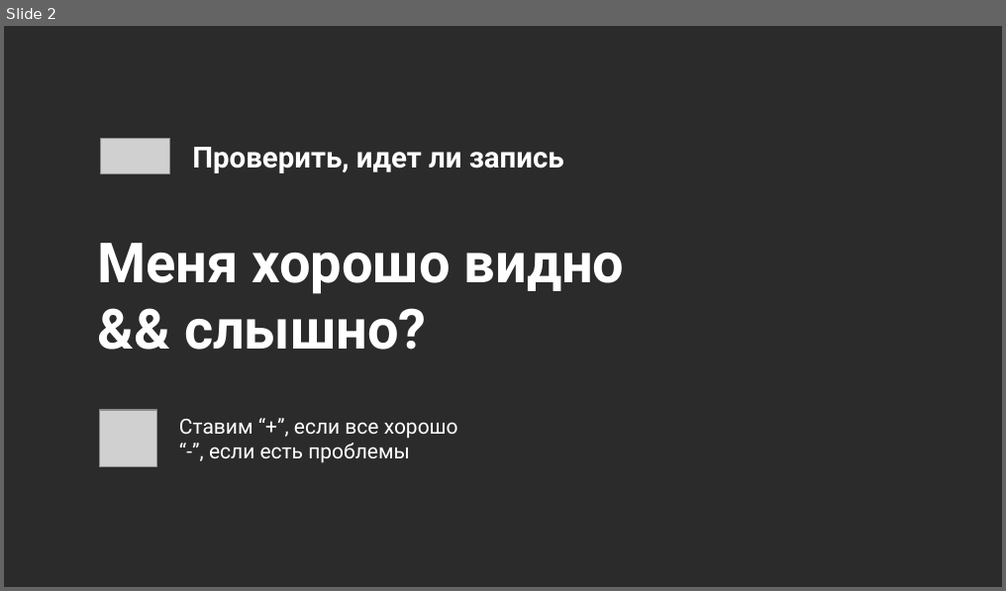
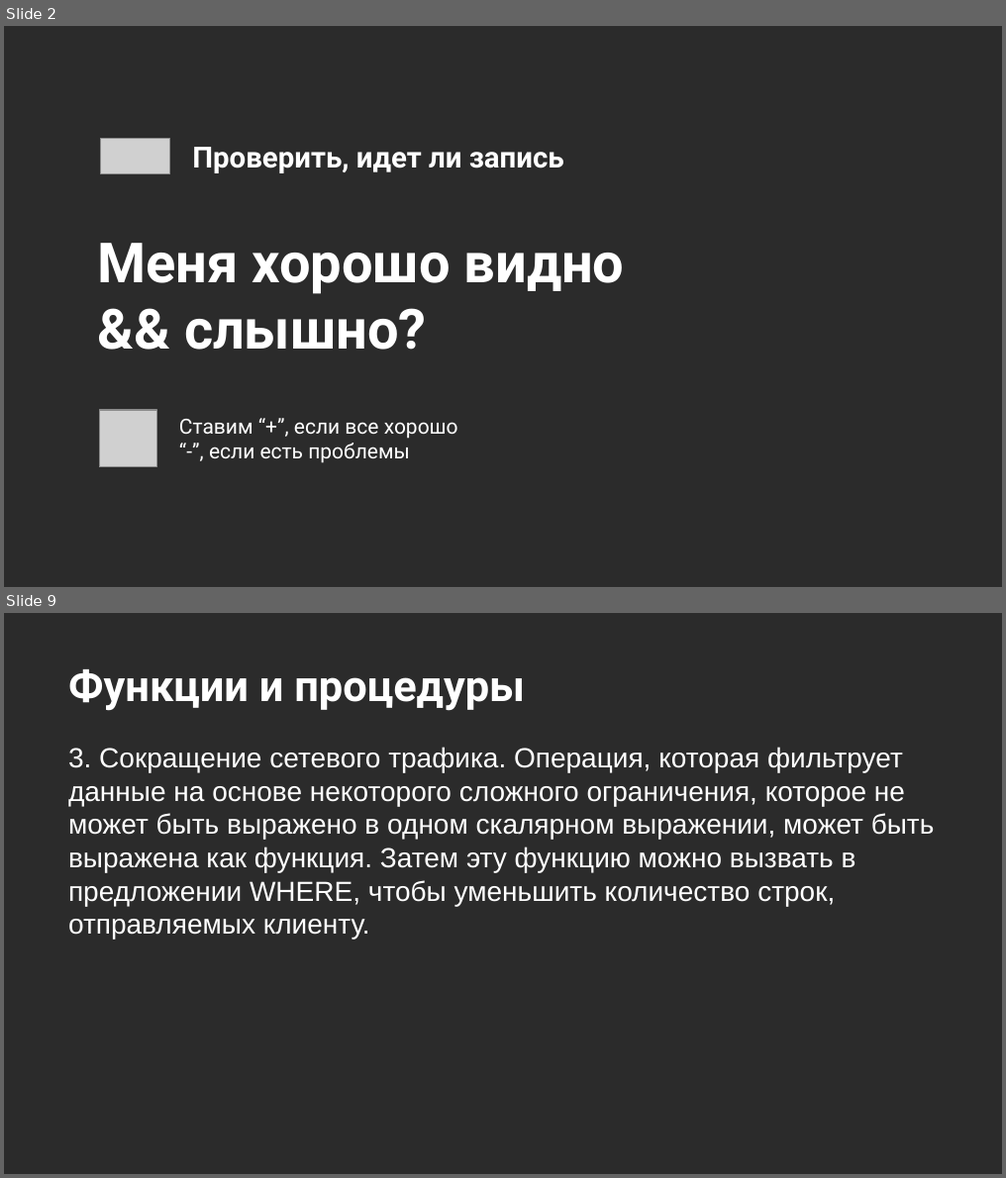
Before and after one commit to MarinaPaley/OTUS, a slide deck: Программирование.pptx. Shown one above the other, each under a label of ours: slide 2 before the commit, slides 2 and 9 after it; the slides between them are not shown. The pictures are 1006x591 and 1006x1178 pixels, drawn with LibreOffice and Linux fonts; fonts in the diff are those of the drawing; grey boxes stand for pictures; background and template pictures are left out; a plain dark background stands for a picture behind light text. Boxes give left, top, right and bottom in pixels: in the first picture for what was removed or moved away, otherwise in the second. Text is boxed around its words. In the diff, an @@ line names an element or a change of style, - is before the commit and + after.

```diff
--- a/Программирование.pptx
+++ b/Программирование.pptx
@@ slide 9 added at box(4, 613, 1002, 1174), background picture (left out) @@
@@ title added at box(68, 669, 525, 711), 31 pt, text #FFFFFF, bold @@
+Функции и процедуры
@@ text added at box(68, 747, 935, 939), 20 pt, text #FFFFFF @@
+3. Сокращение сетевого трафика. Операция, которая фильтрует данные на основе некоторого сложного ограничения, которое не может быть выражено в одном скалярном выражении, может быть выражена как функция. Затем эту функцию можно вызвать в предложении WHERE, чтобы уменьшить количество строк, отправляемых клиенту.
```
Also in this commit, not shown: 2 slides changed, 16 other slides added, 21 slides removed.
